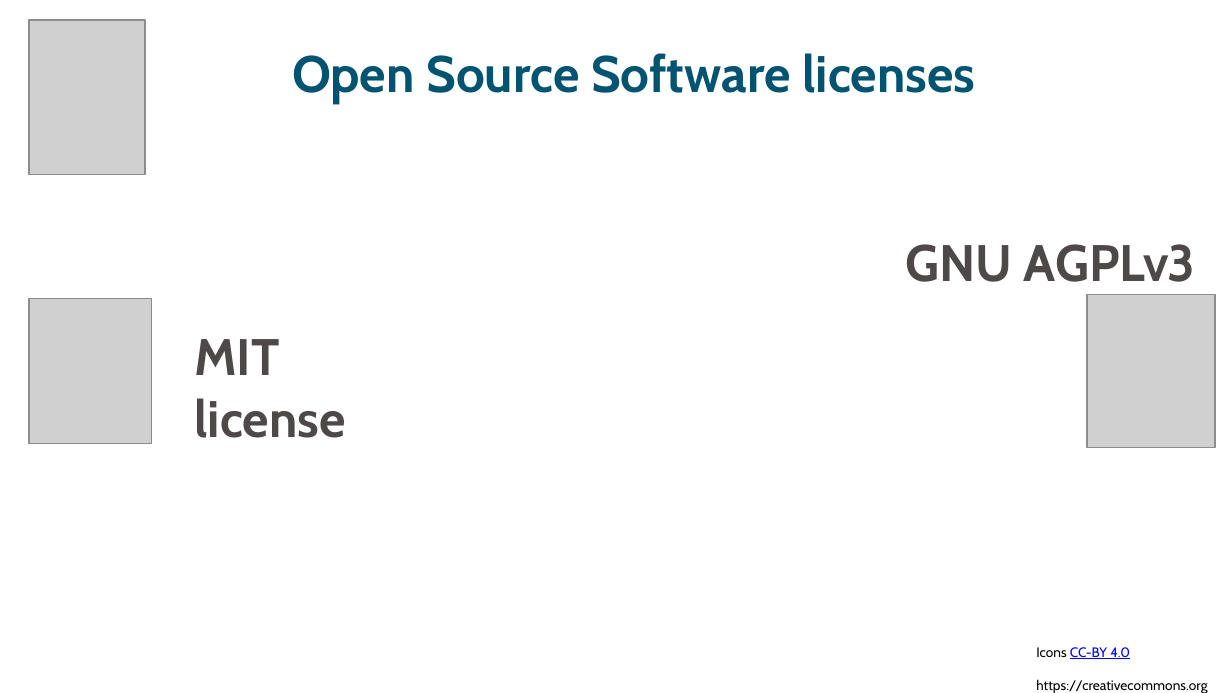
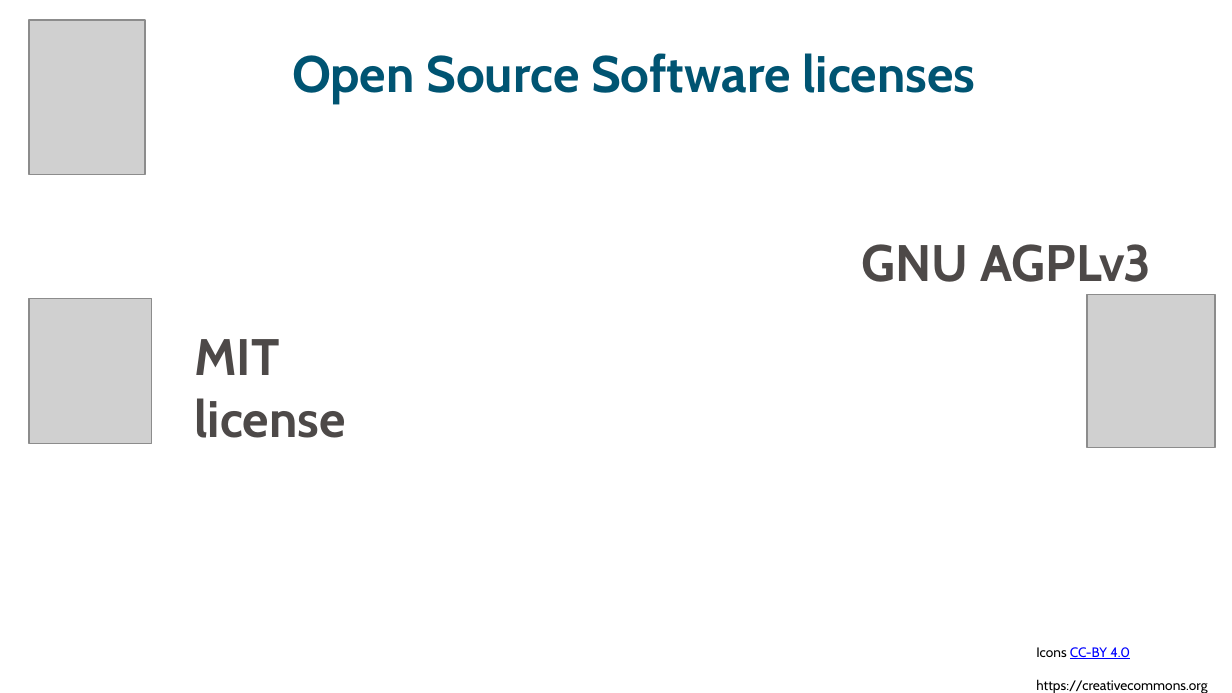
Before and after one commit to ELIXIR-Norway-Training/DMP-writing-workshop, a slide deck: slide 30 of 06_Licensing.odp (slide 53 before the commit). Drawn at 1232x693 pixels with LibreOffice and Linux fonts; fonts in the diff are those of the drawing; grey boxes stand for pictures. Boxes give left, top, right and bottom in pixels: in the first picture for what was removed or moved away, otherwise in the second. Text is boxed around its words. In the diff, an @@ line names an element or a change of style, - is before the commit and + after.

```diff
--- a/06_Licensing.odp
+++ b/06_Licensing.odp
@@ text "GNU AGPLv3" moved from (x1=905, y1=244, x2=1195, y2=282) to (x1=861, y1=244, x2=1151, y2=282) @@
```
Also in this commit, not shown: 8 other slides changed, 33 slides removed, 1 other file.
